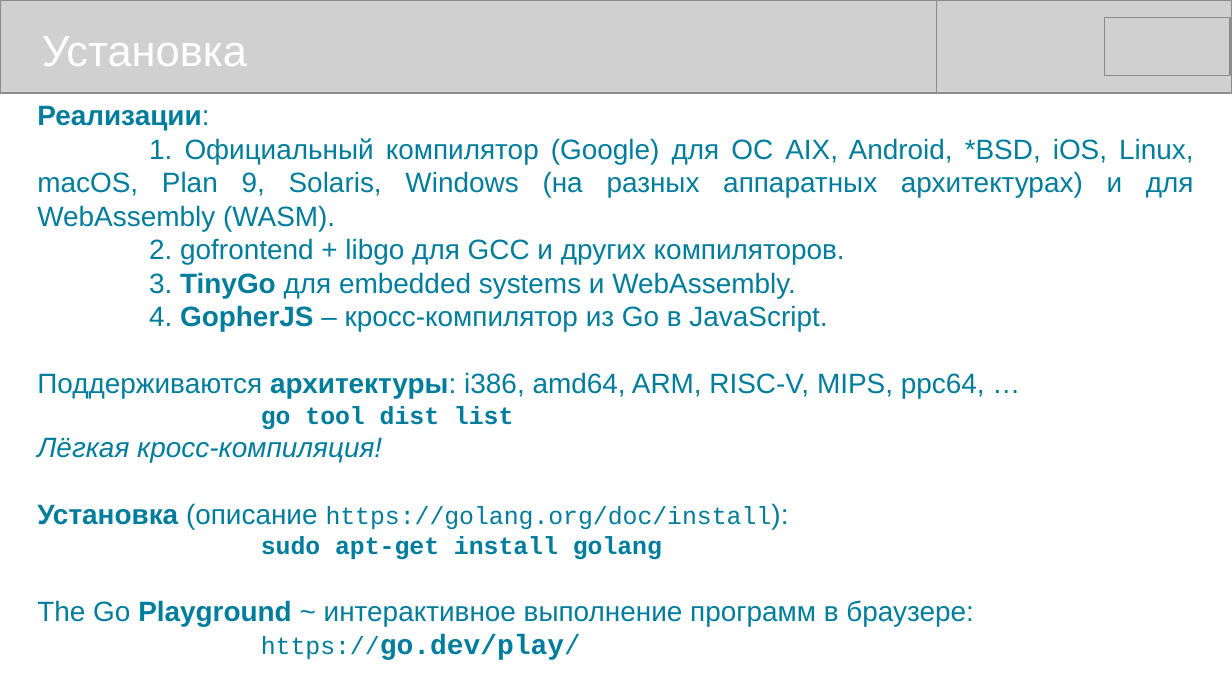
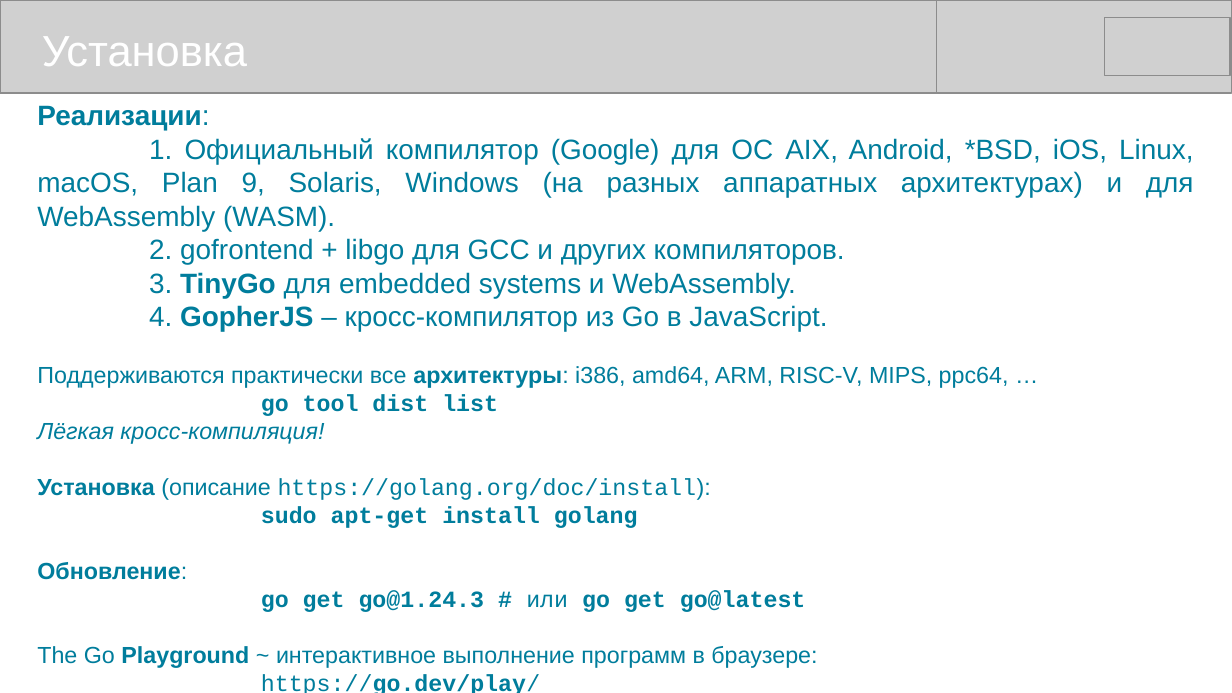
Before and after one commit to mike-shock/Go_language, a slide deck: slide 9 of Go_Review.odp. Drawn at 1232x693 pixels with LibreOffice and Linux fonts; fonts in the diff are those of the drawing; grey boxes stand for pictures. Boxes give left, top, right and bottom in pixels: in the first picture for what was removed or moved away, otherwise in the second. Text is boxed around its words. In the diff, an @@ line names an element or a change of style, - is before the commit and + after.

```diff
--- a/Go_Review.odp
+++ b/Go_Review.odp
@@ text at box(37, 366, 1009, 388): text changed; size 18 to 15 pt @@
-Поддерживаются архитектуры: i386, amd64, ARM, RISC-V, MIPS, ppc64, …
+Поддерживаются практически все архитектуры: i386, amd64, ARM, RISC-V, MIPS, ppc64, …
@@ text at box(37, 394, 817, 668): size 16 to 15 pt in "go tool dist list", "https://golang.org/doc/install):", "sudo apt-get install golang", "https://go.dev/play/"; size 18 to 15 pt in "Лёгкая кросс-компиляция!", "Установка (описание https://golang.org/doc/install):", "The Go Playground ~ интерактивное выполнение программ ...", "https://go.dev/play/" @@
@@ text at box(37, 562, 806, 612): paragraphs added @@
+Обновление:
+go get go@1.24.3 # или go get go@latest
```
Also in this commit, not shown: 3 other slides changed, 4 other files.
